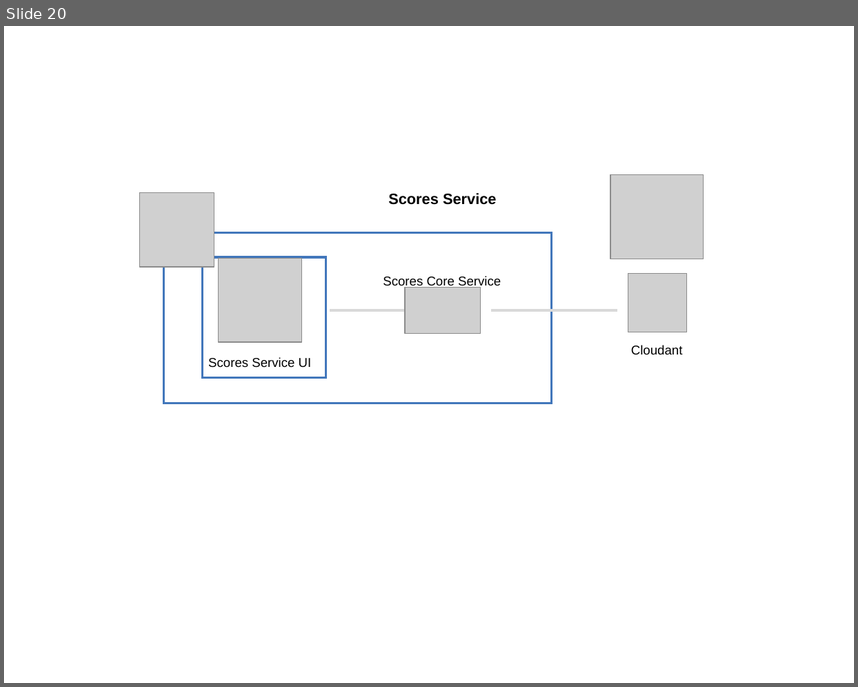
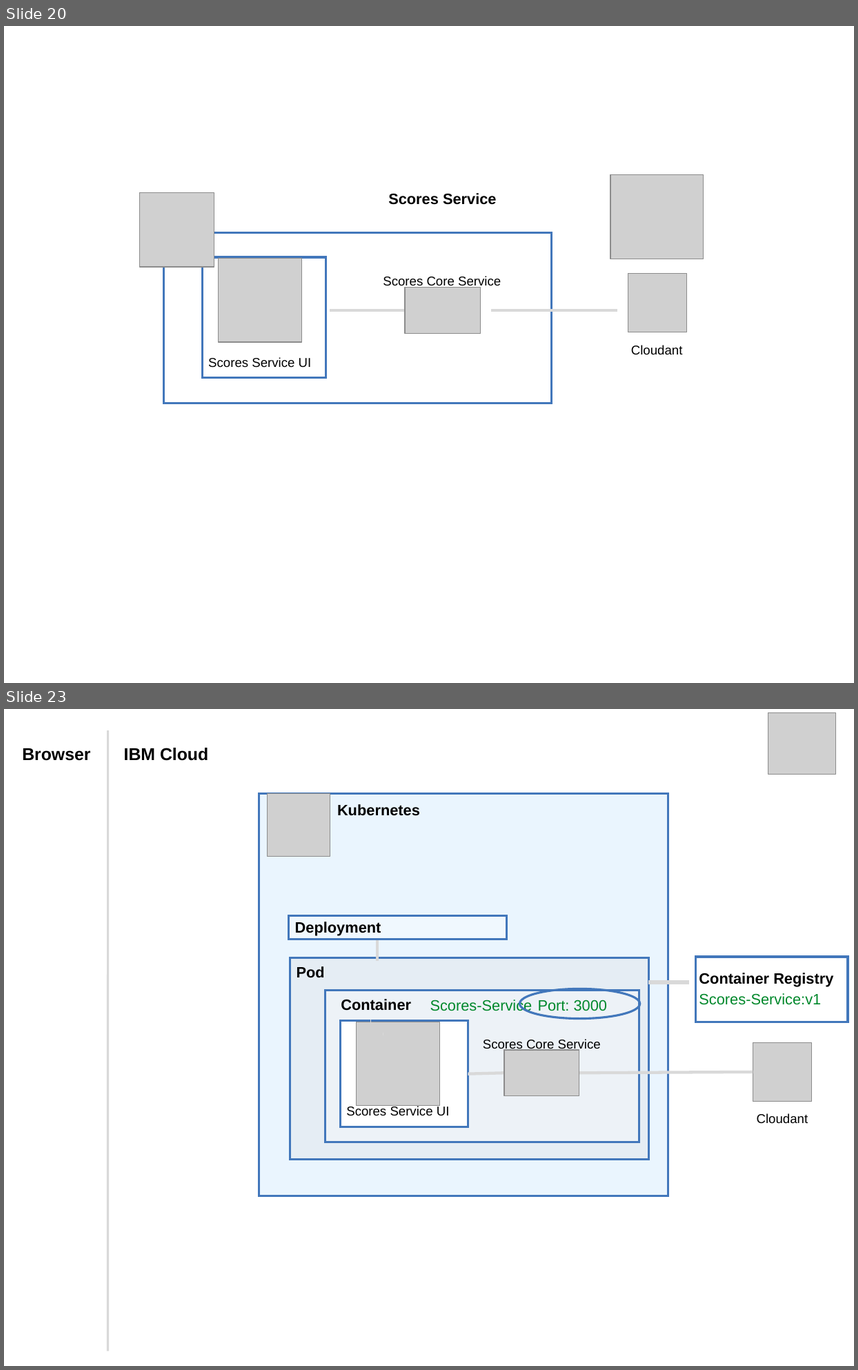
Before and after one commit to IBM/blue-cloud-mirror, a slide deck: images/architecture.pptx. Shown one above the other, each under a label of ours: slide 20 before the commit, slides 20 and 23 after it; the slides between them are not shown. The pictures are 858x687 and 858x1370 pixels, drawn with LibreOffice and Linux fonts; fonts in the diff are those of the drawing; grey boxes stand for pictures. Boxes give left, top, right and bottom in pixels: in the first picture for what was removed or moved away, otherwise in the second. Text is boxed around its words. In the diff, an @@ line names an element or a change of style, - is before the commit and + after.

Commit message:
update kubernetes deployment related file

```diff
--- a/images/architecture.pptx
+++ b/images/architecture.pptx
@@ slide 23 added at bbox=[4, 709, 854, 1366], background #FFFFFF @@
@@ picture added at bbox=[769, 713, 835, 774] @@
@@ text added at bbox=[22, 748, 90, 761], 16 pt, text #000000, bold @@
+Browser
@@ line added from (107, 1351) to (107, 730), #D9D9D9 2 pt @@
@@ text added at bbox=[124, 748, 208, 761], 16 pt, text #000000, bold @@
+IBM Cloud
@@ rectangle added at bbox=[259, 794, 668, 1196], fill #C1E1FE at 33% opacity, outline #4277BB 2 pt @@
@@ picture added at bbox=[268, 793, 330, 856] @@
@@ text added at bbox=[337, 804, 420, 816], 14 pt, text #000000, bold @@
+Kubernetes
@@ rectangle added at bbox=[289, 915, 507, 939], fill #FFFFFF at 33% opacity, outline #4277BB 2 pt @@
@@ text added at bbox=[295, 922, 381, 936], 14 pt, text #000000, bold @@
+Deployment
@@ line added from (377, 941) to (377, 961), #D9D9D9 2.75 pt @@
@@ rectangle added at bbox=[695, 956, 848, 1022], fill #FFFFFF at 33% opacity, outline #4277BB 2 pt @@
@@ rectangle added at bbox=[290, 958, 649, 1160], fill #DCDEE0 at 33% opacity, outline #4277BB 2 pt @@
@@ text added at bbox=[297, 966, 325, 978], 14 pt, text #000000, bold @@
+Pod
@@ text added at bbox=[699, 973, 833, 987], 14 pt, text #000000, bold @@
+Container Registry
@@ rectangle added at bbox=[325, 991, 639, 1142], fill #FFFFFF at 33% opacity, outline #4277BB 2 pt @@
@@ text added at bbox=[430, 998, 533, 1013], 14 pt, text #00882B @@
+Scores-Service
@@ ellipse added at bbox=[519, 988, 640, 1019], outline #4277BB 2 pt @@
@@ line added from (648, 982) to (688, 982), #D9D9D9 4 pt @@
@@ text added at bbox=[699, 993, 821, 1005], 14 pt, text #00882B @@
+Scores-Service:v1
@@ text added at bbox=[341, 999, 411, 1011], 14 pt, text #000000, bold @@
+Container
@@ text added at bbox=[538, 999, 607, 1011], 14 pt, text #00882B @@
+Port: 3000
@@ rectangle added at bbox=[340, 1021, 468, 1127], fill #FFFFFF, outline #4277BB 2 pt @@
@@ picture added at bbox=[357, 1022, 440, 1106] @@
@@ line added from (370, 1021) to (370, 1021), #D9D9D9 2.75 pt @@
@@ line added from (383, 1035) to (383, 1035), #D9D9D9 2.75 pt @@
@@ text added at bbox=[483, 1039, 601, 1052], 12 pt, text #000000 @@
+Scores Core Service
@@ picture added at bbox=[504, 1050, 579, 1096] @@
@@ picture added at bbox=[753, 1042, 811, 1101] @@
@@ line added from (504, 1073) to (468, 1074), #D9D9D9 2.75 pt @@
@@ line added from (579, 1073) to (753, 1072), #D9D9D9 2.75 pt @@
@@ text added at bbox=[346, 1105, 450, 1116], 12 pt, text #000000 @@
+Scores Service UI
@@ text added at bbox=[757, 1113, 809, 1123], 12 pt, text #000000 @@
+Cloudant
```
Also in this commit, not shown: 3 other slides added, 7 other files.
